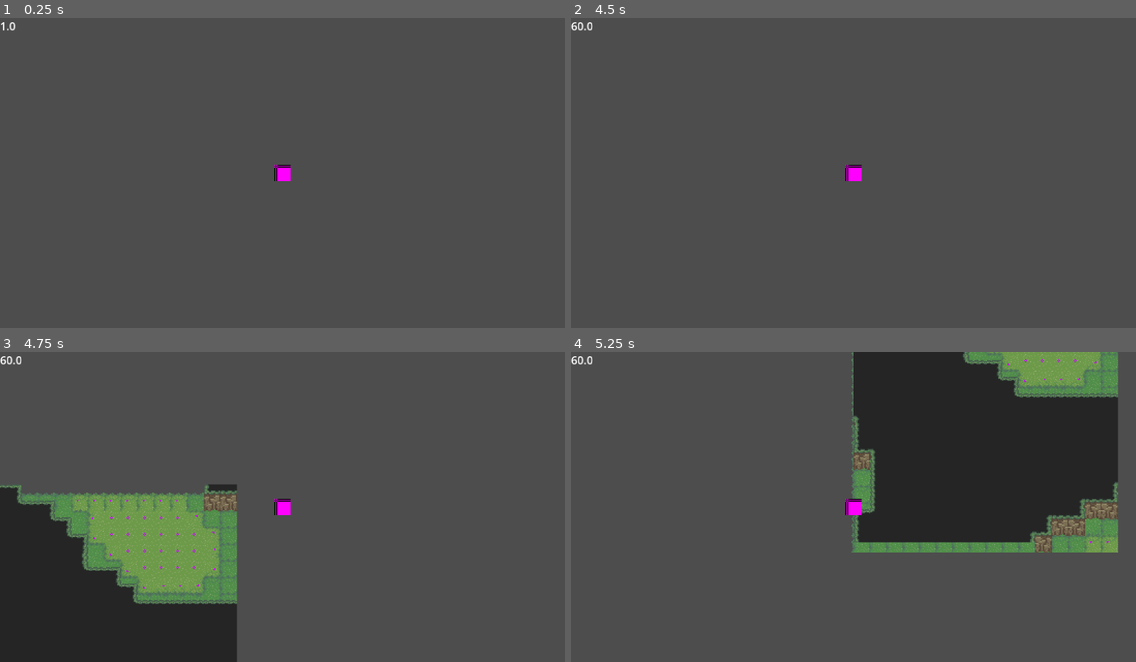
Above: before the commit, frames 1-4 (two rows, left to right).
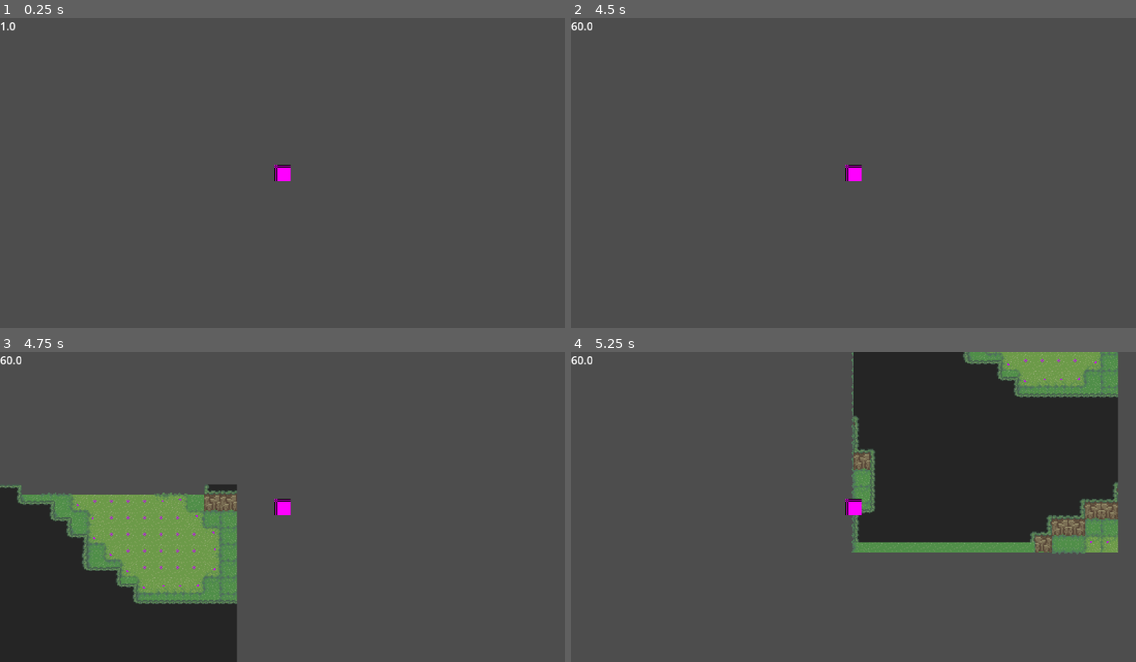
Above: after the commit, the same moments.

Repository: lennertJ9/new_project
Game: Godot game, scene res://world/world.tscn
Two runs of this game, one before a commit and one after it. Both use one fixed random seed, a clock stepped at 60 frames per second and the inputs below.
Inputs (mouse positions are in pixels of both pictures, inside the frame that each line leads up to):
- Up to frame 1 (0.25 s): no input
- Up to frame 2 (4.5 s): tap Enter at 0.5, 2.75, 4.25 s; move the mouse to (977, 157) at 0.52 s; hold Right (ui_right) 0.53-1.28 s; click (977, 157) at 0.67 s; move the mouse to (740, 188) at 1.27 s; hold Down (ui_down) 1.28-2.03 s; tap Space at 2, 3.5 s; move the mouse to (910, 104) at 2.02 s; hold Right (ui_right) 2.03-2.78 s; move the mouse to (825, 235) at 2.77 s; hold Up (ui_up) 2.78-3.53 s; click (825, 235) at 2.92 s; move the mouse to (1023, 219) at 3.52 s; hold Left (ui_left) from 3.53 s (still down); move the mouse to (684, 126) at 4.27 s
- Up to frame 3 (4.75 s): keep holding Left (ui_left)
- Up to frame 4 (5.25 s): move the mouse to (881, 507) at 5.02 s; release Left (ui_left) at 5.03 s; hold Down (ui_down) from 5.03 s (still down); click (881, 507) at 5.17 s

Frames 1-2 are identical in both runs. In frame 3, 0.3% of the frame differs, in the area x 3-39%, y 45-80%; in frame 4, 0.1%.

Commit message:
autotile ground top en bottom in orde
autotiling houd nu ook rekening met muren
right, left en hoekjes moeten nog in orde komen

Diff:
--- a/game/manager/chunk_manager/ChunkManager.tscn
+++ b/game/manager/chunk_manager/ChunkManager.tscn
@@ -100,16 +100,20 @@
 5:2/0 = 0
 5:0/size_in_atlas = Vector2i(3, 2)
 5:0/0 = 0
+5:0/0/texture_origin = Vector2i(0, 8)
 5:3/size_in_atlas = Vector2i(3, 2)
 5:3/0 = 0
+5:3/0/texture_origin = Vector2i(0, -8)
 5:5/size_in_atlas = Vector2i(3, 3)
 5:5/0 = 0
 2:5/size_in_atlas = Vector2i(1, 3)
 2:5/0 = 0
 0:5/size_in_atlas = Vector2i(2, 3)
 0:5/0 = 0
+0:5/0/texture_origin = Vector2i(8, 0)
 3:5/size_in_atlas = Vector2i(2, 3)
 3:5/0 = 0
+3:5/0/texture_origin = Vector2i(-8, 0)
 8:0/0 = 0
 
 [sub_resource type="TileSet" id="TileSet_x3nnn"]
--- a/game/manager/chunk_manager/chunk_manager.gd
+++ b/game/manager/chunk_manager/chunk_manager.gd
@@ -274,12 +274,15 @@
 			# ----------------- SIDES--------------------------------#
 			var top_chunk: Chunk = generated_chunks[chunk_pos - Vector2i(0,1)]
 			autotile_top(chunk, top_chunk)
+			autotile_top_ground(chunk, top_chunk)
 
 			var right_chunk: Chunk = generated_chunks[chunk_pos + Vector2i(1,0)]
 			autotile_right(chunk, right_chunk)
 
 			var bottom_chunk: Chunk = generated_chunks[chunk_pos + Vector2i(0,1)]
 			autotile_bottom(chunk, bottom_chunk)
+			autotile_bottom_ground(chunk, bottom_chunk)
+
 
 			var left_chunk: Chunk = generated_chunks[chunk_pos - Vector2i(1,0)]
 			autotile_left(chunk, left_chunk)
@@ -759,13 +762,13 @@
 			tile_id = chunk.ground_layer[i] >> 16
 
 			if tile_id != 0: # 0 -> geen tile
-				if chunk.ground_layer[i - 16] >> 16 == tile_id: # UP
+				if chunk.ground_layer[i - 16] >> 16 == tile_id and chunk.wall_layer[i - 16] >> 16 == 0: # UP
 					bitmask |= 1
-				if chunk.ground_layer[i + 1] >> 16 == tile_id: # RIGHT
+				if chunk.ground_layer[i + 1] >> 16 == tile_id and chunk.wall_layer[i + 1] >> 16 == 0: # RIGHT
 					bitmask |= 2
-				if chunk.ground_layer[i + 16] >> 16 == tile_id: # BOTTOM
+				if chunk.ground_layer[i + 16] >> 16 == tile_id and chunk.wall_layer[i + 16] >> 16 == 0: # BOTTOM
 					bitmask |= 4
-				if chunk.ground_layer[i - 1] >> 16 == tile_id: # LEFT
+				if chunk.ground_layer[i - 1] >> 16 == tile_id and chunk.wall_layer[i - 1] >> 16 == 0: # LEFT
 					bitmask |= 8
 
 
@@ -777,6 +780,61 @@
 					chunk.ground_layer[i] = tile_id << 16 | 8 << 8 | 0
 
 
+func autotile_top_ground(chunk: Chunk, top_chunk: Chunk):
+	var bitmask: int
+	var tile_id: int
+
+	for i in range(1,15):
+
+		bitmask = 0
+		tile_id = chunk.ground_layer[i] >> 16
+
+		if tile_id != 0: # 0 -> geen tile
+			if top_chunk.ground_layer[i + 240] >> 16 == tile_id and top_chunk.wall_layer[i + 240] >> 16 == 0: # UP
+				bitmask |= 1
+			if chunk.ground_layer[i + 1] >> 16 == tile_id and chunk.wall_layer[i + 1] >> 16 == 0: # RIGHT
+				bitmask |= 2
+			if chunk.ground_layer[i + 16] >> 16 == tile_id and chunk.wall_layer[i + 16] >> 16 == 0: # BOTTOM
+				bitmask |= 4
+			if chunk.ground_layer[i - 1] >> 16 == tile_id and chunk.wall_layer[i - 1] >> 16 == 0: # LEFT
+				bitmask |= 8
+
+			if tile_lookup_ground.has(bitmask):
+				var atlas_pos = tile_lookup_ground[bitmask]
+				chunk.ground_layer[i] = tile_id << 16 | atlas_pos.x << 8 | atlas_pos.y
+			else:
+				chunk.ground_layer[i] = tile_id << 16 | 8 << 8 | 0
+
+
+# right
+
+
+func autotile_bottom_ground(chunk: Chunk, bottom_chunk: Chunk):
+	var bitmask: int
+	var tile_id: int
+
+	for i in range(1,15):
+
+		bitmask = 0
+		tile_id = chunk.ground_layer[i + 240] >> 16
+
+		if tile_id != 0: # 0 -> geen tile
+			if chunk.ground_layer[i + 240 - 16] >> 16 == tile_id and chunk.wall_layer[i + 240 - 16] >> 16 == 0: # UP
+				bitmask |= 1
+			if chunk.ground_layer[i + 240 + 1] >> 16 == tile_id and chunk.wall_layer[i + 240 + 1] >> 16 == 0: # RIGHT
+				bitmask |= 2
+			if bottom_chunk.ground_layer[i] >> 16 == tile_id and bottom_chunk.wall_layer[i] >> 16 == 0: # BOTTOM
+				bitmask |= 4
+			if chunk.ground_layer[i + 240 - 1] >> 16 == tile_id and chunk.wall_layer[i + 240 - 1] >> 16 == 0: # LEFT
+				bitmask |= 8
+
+			if tile_lookup_ground.has(bitmask):
+				var atlas_pos = tile_lookup_ground[bitmask]
+				chunk.ground_layer[i + 240] = tile_id << 16 | atlas_pos.x << 8 | atlas_pos.y
+			else:
+				chunk.ground_layer[i + 240] = tile_id << 16 | 8 << 8 | 0
+
+
 
 #endregion
 
@@ -797,7 +855,6 @@
 
 		chunk.is_loaded = true
 		chunk.is_queued_load = false
-		#chunks_to_load.erase(chunk.position)
 		loaded_chunks.append(chunk)
 
 
